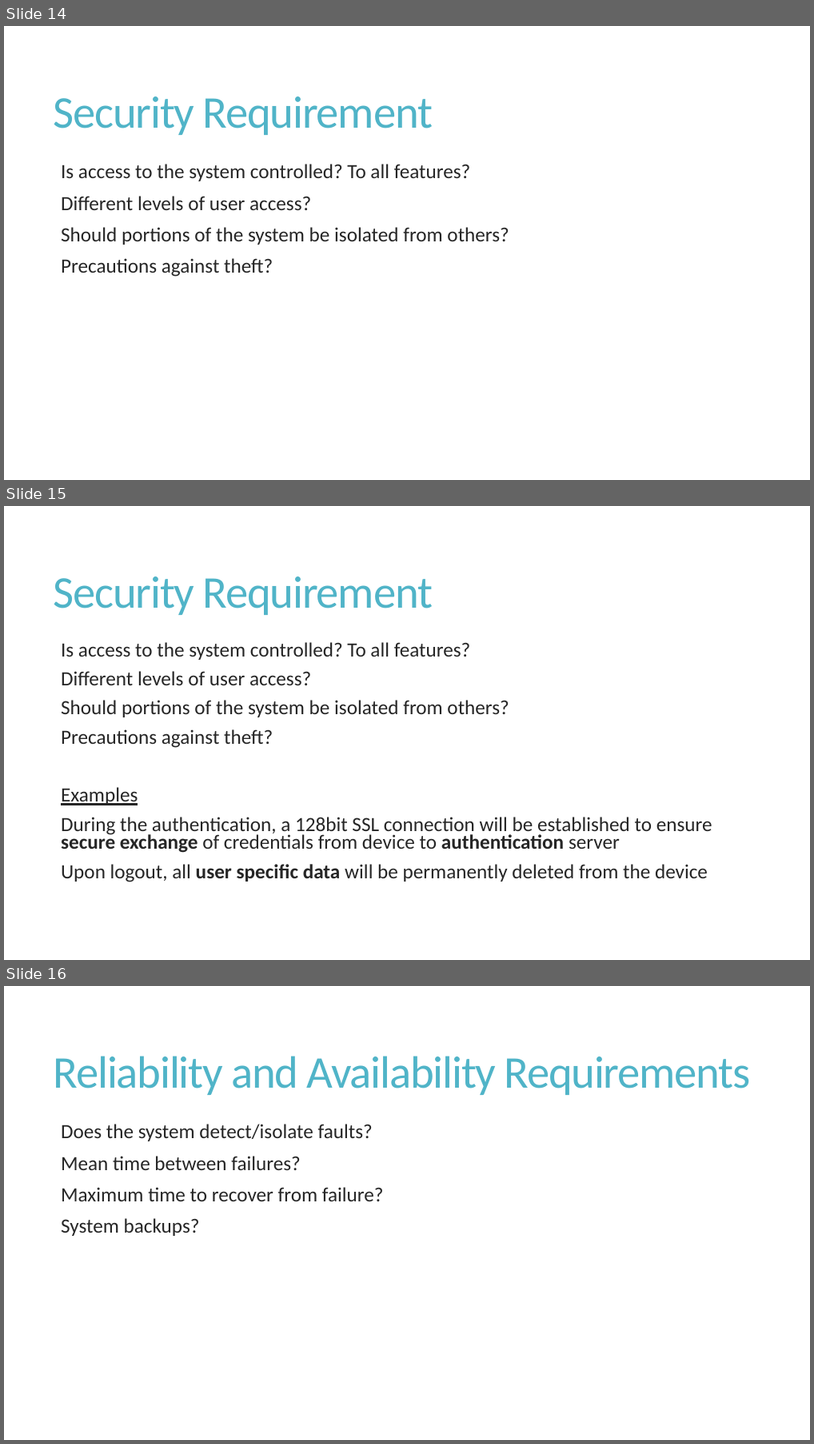
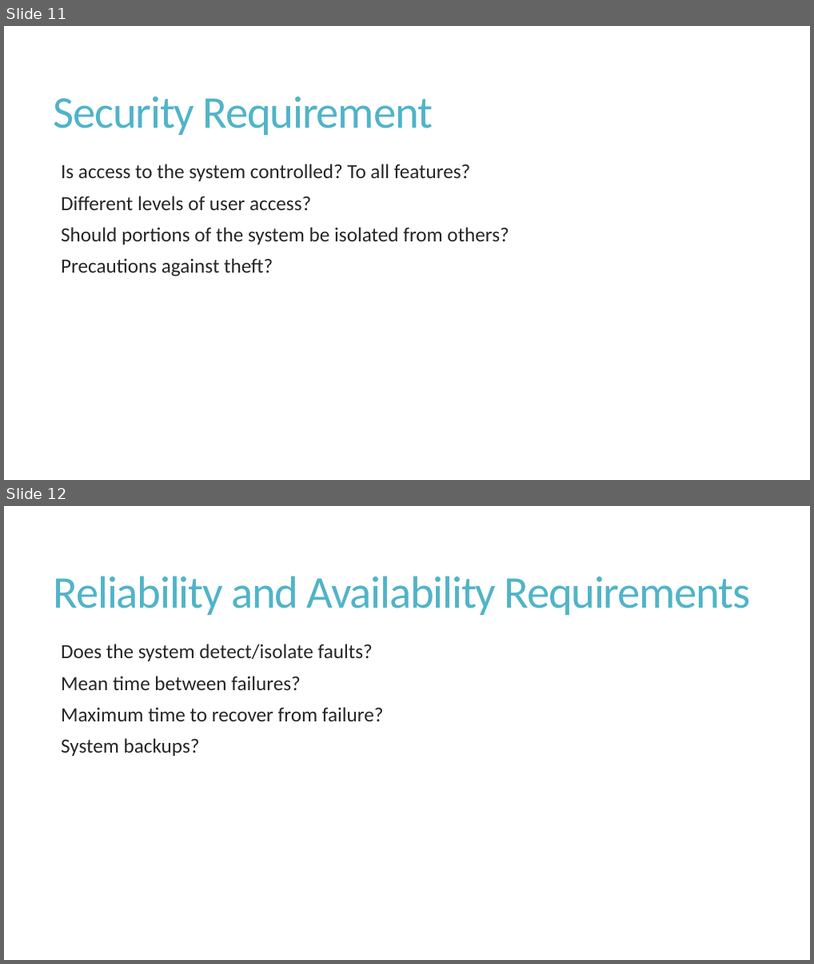
Before and after one commit to shabbir-hussain/ecse321tutorials, a slide deck: 02-requirementsSpecification.pptx. Shown one above the other, each under a label of ours: slides 14, 15 and 16 before the commit, slides 11 and 12 after it. The pictures are 814x1444 and 814x964 pixels, drawn with LibreOffice and Linux fonts; fonts in the diff are those of the drawing. Boxes give left, top, right and bottom in pixels: in the first picture for what was removed or moved away, otherwise in the second. Text is boxed around its words. In the diff, an @@ line names an element or a change of style, - is before the commit and + after.

```diff
--- a/02-requirementsSpecification.pptx
+++ b/02-requirementsSpecification.pptx
@@ slide 15 removed at [4, 506, 810, 960], background #FFFFFF @@
@@ title removed at [54, 576, 433, 615] @@
-Security Requirement
@@ text removed at [61, 642, 713, 882] @@
-  Is access to the system controlled? To all features?
-  Different levels of user access?
-  Should portions of the system be isolated from others?
-  Precautions against theft?
-  Examples
-  During the authentication, a 128bit SSL connection will be established to ensure secure exchange of credentials from device to authentication server
-  Upon logout, all user specific data will be permanently deleted from the device
@@ what was slide 14 is now slide 11 @@
@@ what was slide 16 is now slide 12 @@
```
Also in this commit, not shown: 8 other slides removed.
